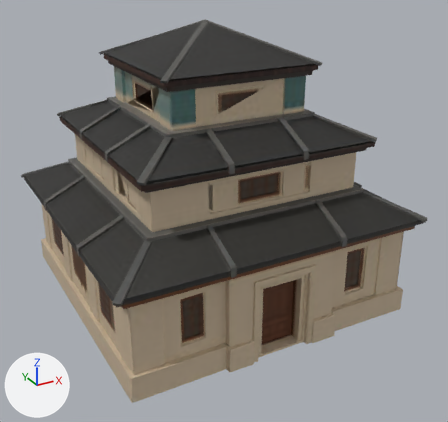
What one commit did to the glTF model public/assets/3d/props/meshy/city-citadel-map.glb.
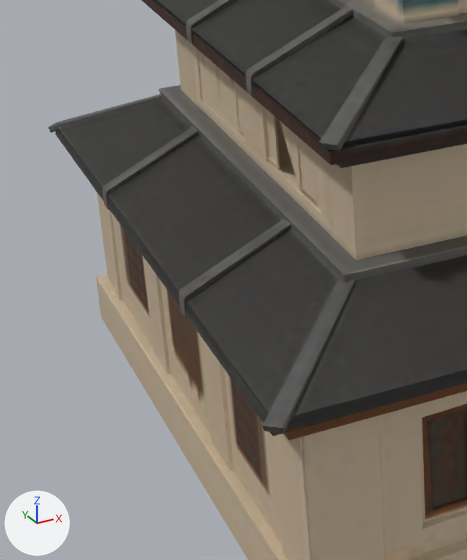
Each version is shown whole from a 50 mm camera at (-0.834, -1.625, 0.634) aimed at (0.017, -0.079, -0.139), then close up on the part from 0% to 45% of the width and 29% to 85% of the height. Arrows for +X, +Y and +Z are at lower left; the lights stay in place. The last two pictures show the newer version. Vertices at exactly the same position are counted once.
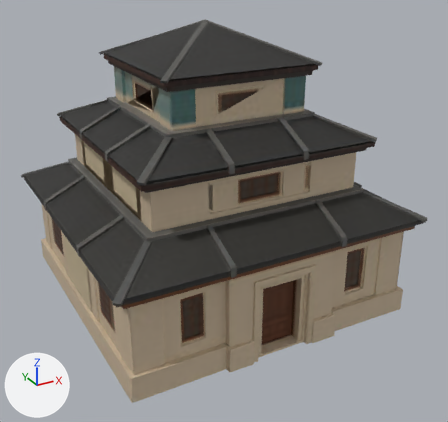
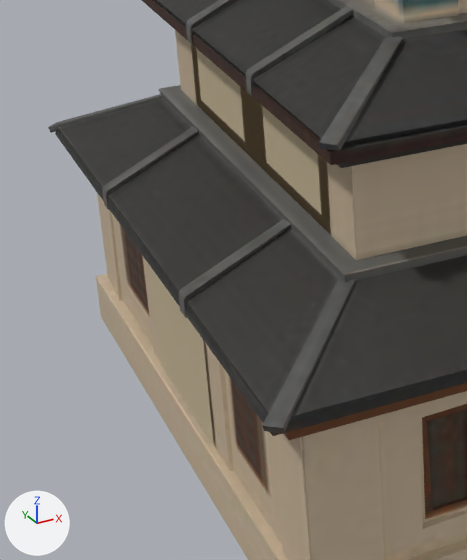
Pixel boxes [x1, y1, x2, y2] of what changed, in the close-ups (467 x 560 px):
part 1 of me_mesh_0, added: after [150, 44, 356, 446]

The change in detail:
me_mesh_0 is used by ob_mesh_0; location (0.0, 0.0, 0.0).
me_mesh_0 had 1744 vertices, 3290 faces and spanned x -0.48..0.48, y -0.479..0.479, z -0.424..0.425.
me_mesh_0 now has 1748 vertices, 3304 faces and spans x -0.48..0.48, y -0.479..0.479, z -0.424..0.425.
Part 1, on me_mesh_0:
4 vertices are added at (-0.436, 0.115, -0.345), (-0.436, -0.115, -0.345), (-0.436, -0.115, -0.148), (-0.436, 0.115, -0.148).
14 new faces join them.
